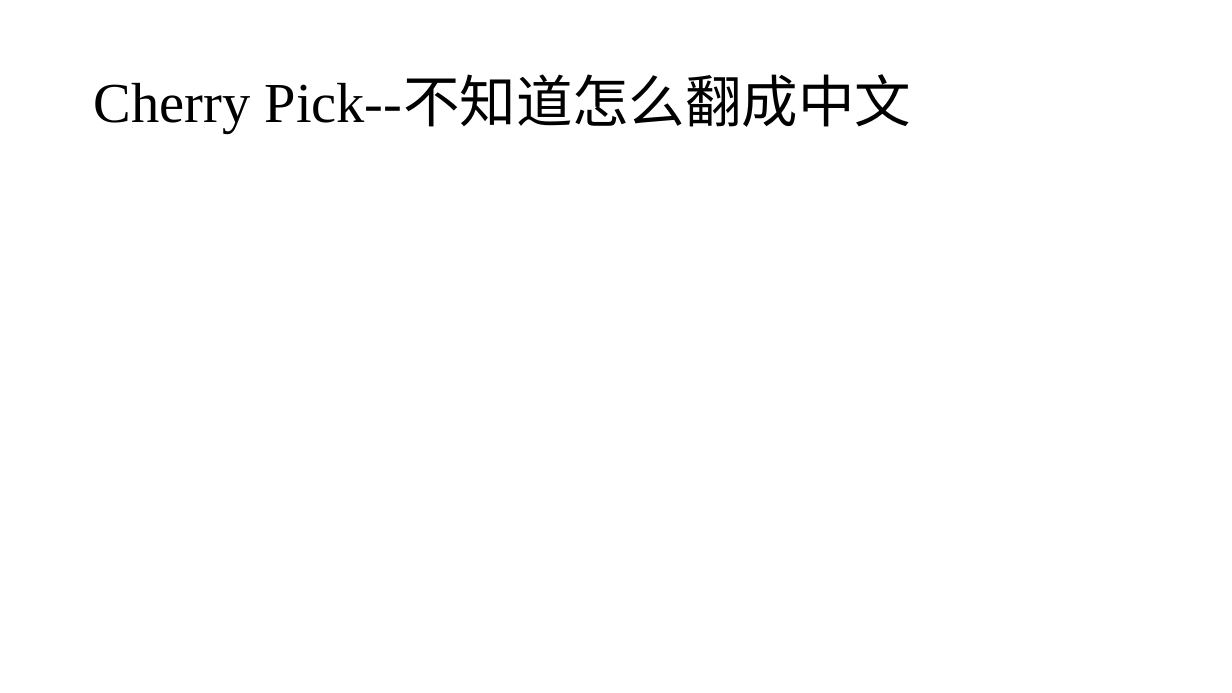
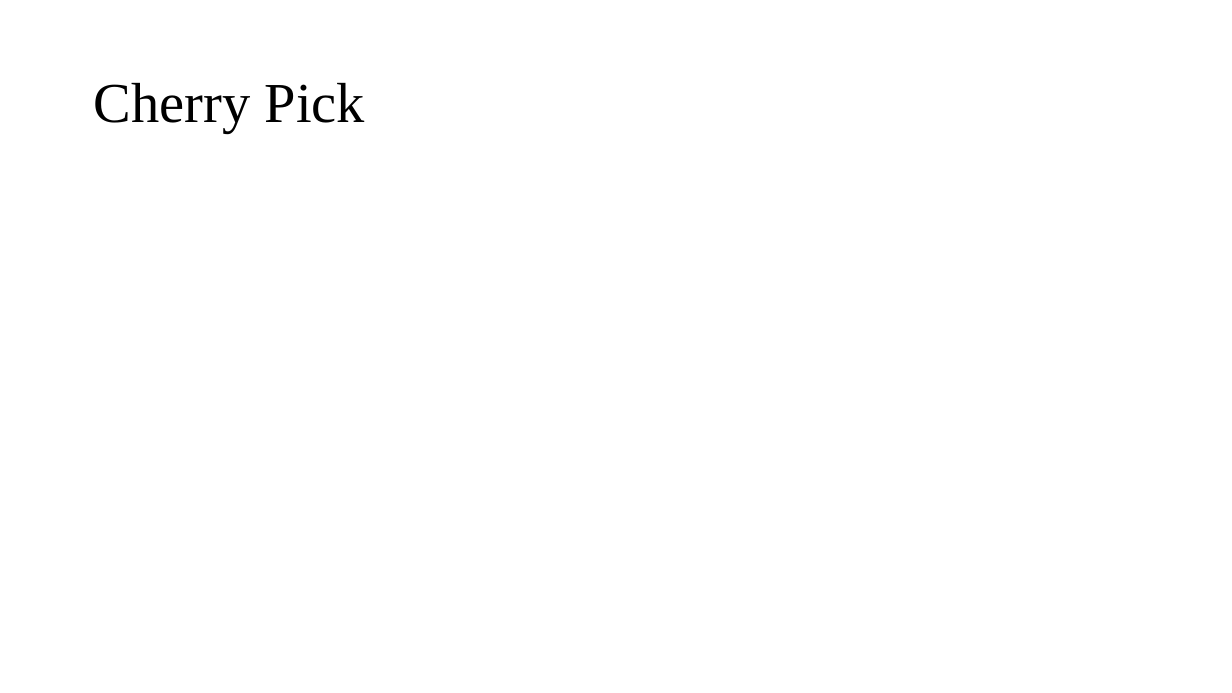
Before and after one commit to seahurt/lecture, a slide deck: slide 36 of using_git.pptx (slide 31 before the commit). Drawn at 1232x693 pixels with LibreOffice and Linux fonts; fonts in the diff are those of the drawing. Boxes give left, top, right and bottom in pixels: in the first picture for what was removed or moved away, otherwise in the second. Text is boxed around its words. In the diff, an @@ line names an element or a change of style, - is before the commit and + after.

```diff
--- a/using_git.pptx
+++ b/using_git.pptx
@@ title at [94,82,365,133]: text changed @@
-Cherry Pick--不知道怎么翻成中文
+Cherry Pick
```
Also in this commit, not shown: 4 other slides changed, 15 slides added, 9 slides removed.
